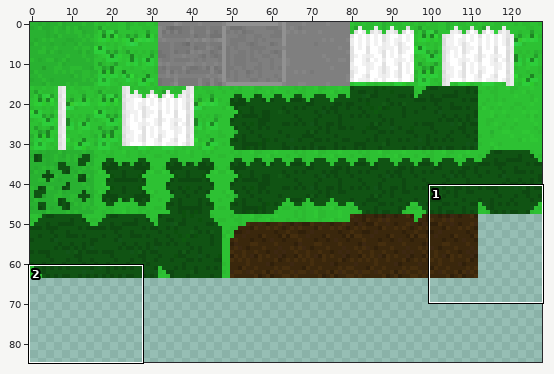
File history of a sprite sheet, assets/textures/tiles.png. The picture above shows the old version from afar; the outline marks the close-up.
Close-up. Old version:
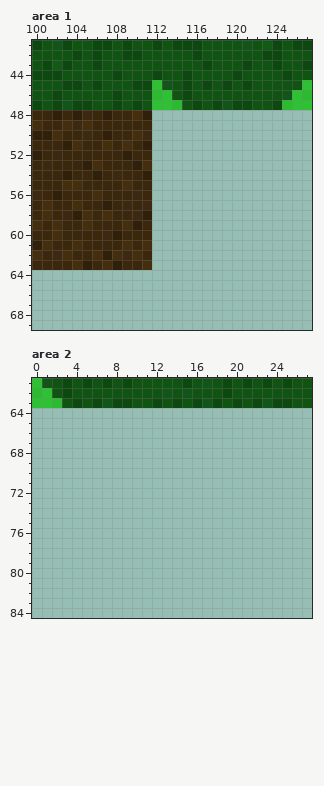
The file is 128x128 pixels. Colours within 5 levels of each other are drawn and written as one. Shown: area 1: x 100..127, y 41..69; area 2: x 0..27, y 61..84. The wide view leaves out empty margins.
Once edited:
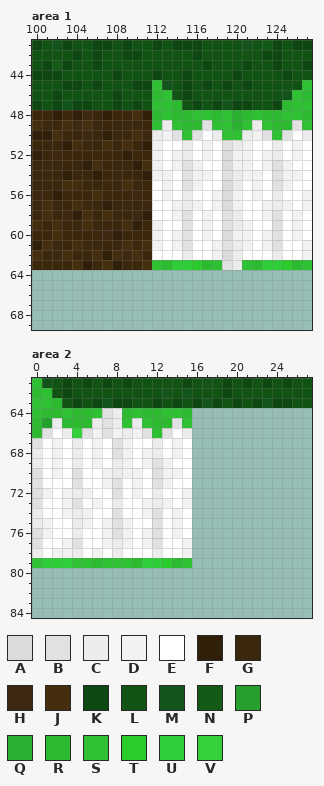
Palette (. is transparent): A #dbdbdb  B #e1e1e1  C #ececec  D #f2f2f2  E #ffffff  F #30200a  G #3a270c  H #3d2812  J #452e0e  K #0e4811  L #105313  M #125419  N #135a16  P #25a02c  Q #29b131  R #2cba31  S #2dc133  T #2bcb2c  U #2dce3a  V #34d13d
From old to new:
Changed rows in their new state; - is an unchanged pixel.
Area 1:
first column x 112:
48 RSRRSSRSQRSRRSSR
49 SCSRRBSSQSCSRRBS
50 CDBSBECSSCDBSBEC
51 DEECEDEBCDEECEDE
52 DEDCEDEADDEDCEDE
53 DEDBDEEADDEDBDEE
54 DDEBDDEBCDDEBDDE
55 EDEBDEEACEDEBDEE
56 EDECEEDADEDECEED
57 EEDCDEDADEEDCDED
58 EEDBEDEBCEEDBEDE
59 DEEBEDEBCDEEBEDE
60 DEDBEDEADDEDBEDE
61 DEDBEEDBCDEDBEED
62 EEECEEDACEEECEED
63 SRUUTRSBCSRUUTRS
Area 2:
first column x 0:
64 SRRSRRSBCRSRRSSR
65 RPCRRRCBCSCSRRBS
66 RBECVBDBDCDBSBEC
67 BEDECEDEBDEECEDE
68 CEDECEDEBDEDCEDE
69 CEDECEDECDEDBDEE
70 BEDEBEEDCDDEBDDE
71 BEEEBEEDBEDEBDEE
72 BDEDCDEEBEDECEED
73 BEEDBEDECEEDCDED
74 CEEDCDEEBEEDBEDE
75 CDEECDEDBDEEBEDE
76 BDEECEEDBDEDBEDE
77 BEEDBEEDCDEDBEED
78 CEDDCEDECEEECEED
79 SUUUSSRSSSRUUTRS
Changed places in both close-ups, as pixel boxes (x1, y1, x2, y2):
added: (152, 110, 312, 270)
added: (32, 408, 192, 568)
